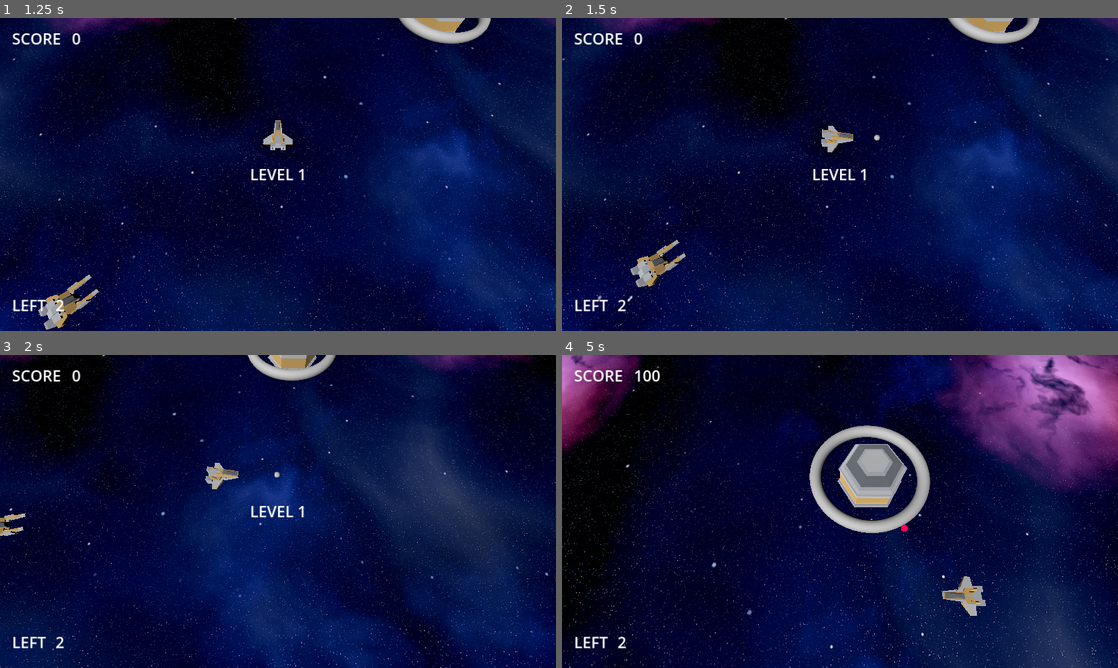
Above: before the commit, frames 1-4 (two rows, left to right).
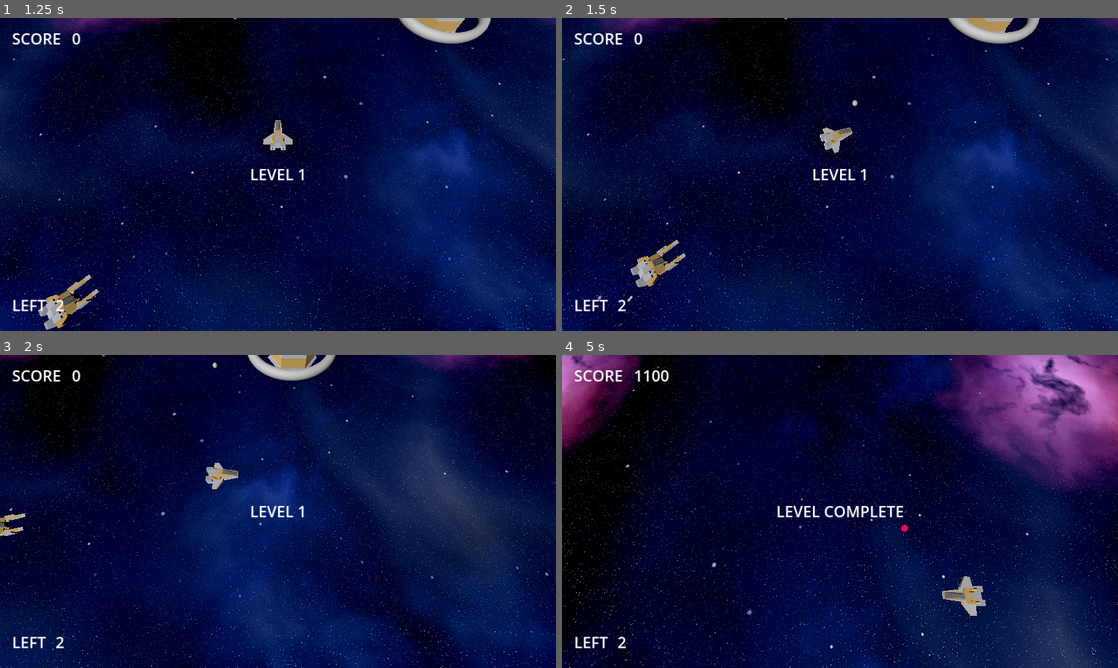
Above: after the commit, the same moments.

Repository: korinVR/TopDownShooterExample
Game: Godot game, scene res://main.tscn
Same seed, same stepped clock (60 frames per second), same inputs: the game is played once before the commit and once after it.
Inputs:
- Up to frame 1 (1.25 s): click "Start" at 0.5 s
- Up to frame 2 (1.5 s): hold Right (ui_right) from 1.28 s (still down); tap Space (Fire) at 1.35 s
- Up to frame 3 (2 s): keep holding Right (ui_right)
- Up to frame 4 (5 s): release Right (ui_right) at 2.03 s; hold Down (ui_down) 2.03-2.78 s; tap Space (Fire) every 0.75 s from 2.1 to 4.35 s; hold Right (ui_right) 2.78-3.53 s; hold Up (ui_up) 3.53-4.28 s; hold Left (ui_left) from 4.28 s (still down)

Frame 1 is identical in both runs. In frame 2, 0.3% of the frame differs, in the area x 46-58%, y 26-44%; in frame 3, less than 0.1%; in frame 4, 4.6%, in the area x 14-67%, y 4-57%.

Commit message:
Fix glitches

Diff:
--- a/main.gd
+++ b/main.gd
@@ -30,6 +30,8 @@
 					player.global_transform = spwan_transform
 					%Level.add_child(player)
 
+					%PlayerCamera.reset()
+
 				if get_tree().get_nodes_in_group("enemy").size() == 0:
 					break
 
@@ -45,8 +47,9 @@
 			await get_tree().create_timer(3).timeout
 			%Level.free()
 
-		_show_message("ENDING")
-		await get_tree().create_timer(3).timeout
+		if !GameState.is_gameover():
+			_show_message("ENDING")
+			await get_tree().create_timer(3).timeout
 
 
 func _load_level(level_index: int) -> void:
--- a/main.tscn
+++ b/main.tscn
@@ -12,6 +12,7 @@
 transform = Transform3D(0.684829, 0.51914, -0.511374, -0.0807398, 0.751494, 0.65478, 0.724217, -0.407124, 0.55656, 0, 0, 0)
 
 [node name="PlayerCamera" parent="." instance=ExtResource("2_7h3w7")]
+unique_name_in_owner = true
 offset = Vector3(0, 60, 35)
 
 [node name="HUD" type="Node2D" parent="."]
@@ -26,6 +27,7 @@
 label_settings = ExtResource("4_6cyk2")
 
 [node name="Score" type="Label" parent="HUD/ScoreLabel"]
+layout_mode = 0
 offset_left = 124.0
 offset_right = 196.0
 offset_bottom = 48.0
@@ -41,6 +43,7 @@
 label_settings = ExtResource("4_6cyk2")
 
 [node name="PlayerLeft" type="Label" parent="HUD/PlayerLeftLabel"]
+layout_mode = 1
 offset_left = 90.0
 offset_right = 162.0
 offset_bottom = 48.0
--- a/player/Player.gd
+++ b/player/Player.gd
@@ -5,7 +5,7 @@
 const SPEED = 5.0
 const ACCELERATION = 2000000.0
 
-var angle := 0.0
+var angle := -PI / 2
 
 func _ready() -> void:
 	owner = get_parent()
--- a/player_camera/player_camera.gd
+++ b/player_camera/player_camera.gd
@@ -4,6 +4,10 @@
 @export var follow_speed: float = 2
 
 var target_position: Vector3 = Vector3.ZERO
+
+func reset() -> void:
+	var player = %Level/%Player
+	target_position = player.get_camera_target().global_position
 
 func _ready():
 	process_priority = 10
